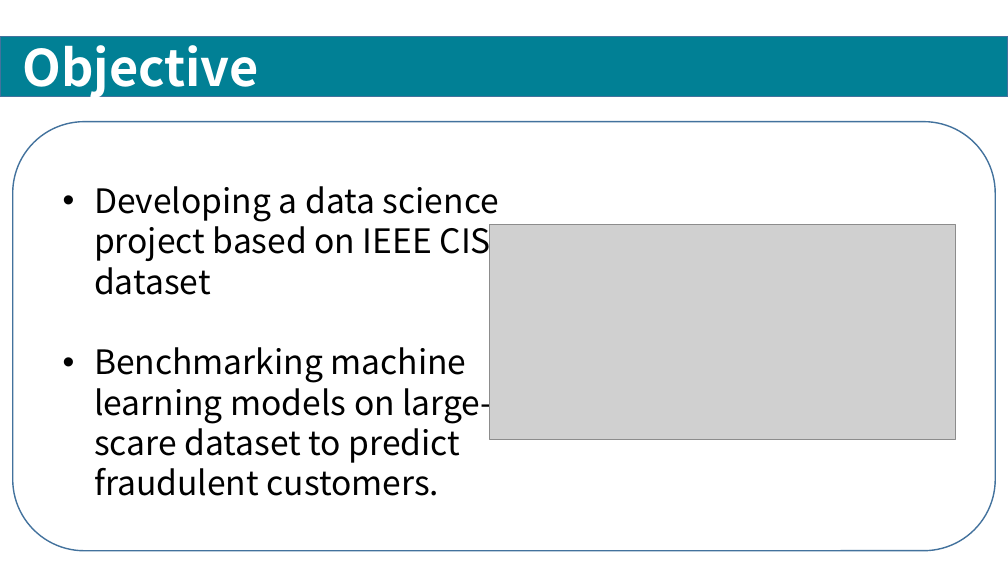
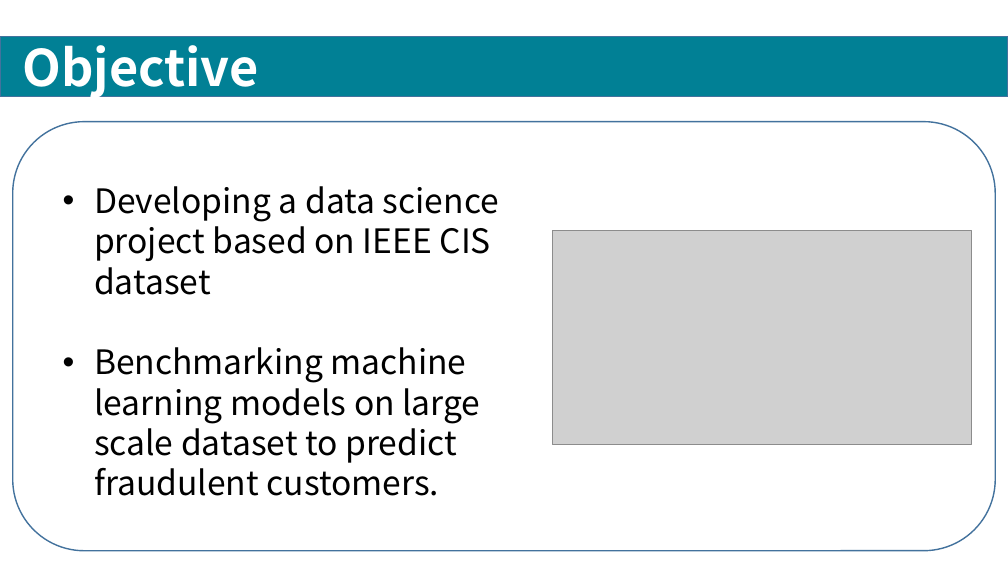
Before and after one commit to tyoon1016/IEEE-CIS-Fraud-Detection-Project, a slide deck: slide 4 of KangMOD5FinalProject2020.pptx. Drawn at 1008x567 pixels with LibreOffice and Linux fonts; fonts in the diff are those of the drawing; grey boxes stand for pictures; background and template pictures are left out. Boxes give left, top, right and bottom in pixels: in the first picture for what was removed or moved away, otherwise in the second. Text is boxed around its words. In the diff, an @@ line names an element or a change of style, - is before the commit and + after.

```diff
--- a/KangMOD5FinalProject2020.pptx
+++ b/KangMOD5FinalProject2020.pptx
@@ picture resized from (x1=490, y1=225, x2=956, y2=439) to (x1=552, y1=230, x2=972, y2=445) @@
@@ text at (x1=94, y1=347, x2=480, y2=496): text changed @@
-• Benchmarking machine learning models on large-scare dataset to predict fraudulent customers.
+• Benchmarking machine learning models on large scale dataset to predict fraudulent customers.
```
Also in this commit, not shown: 3 other slides changed, 1 other file.
